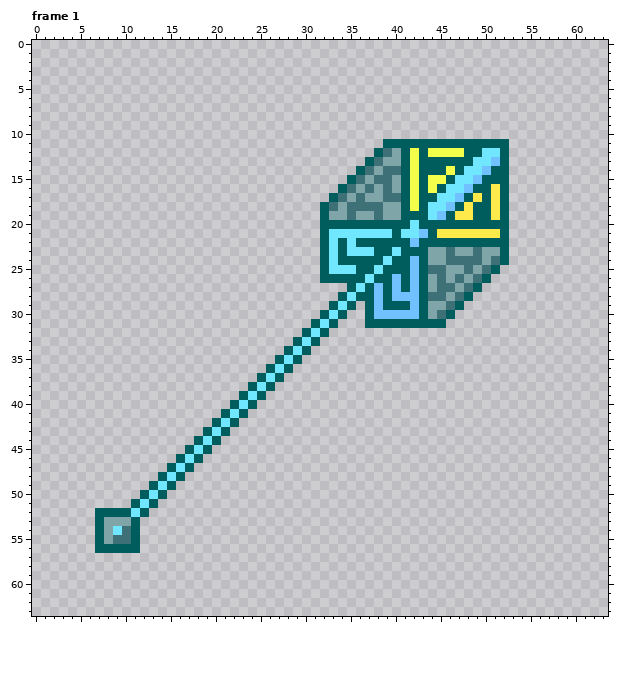
Two versions of one pixel-art file, ThundersnowHammer.aseprite. That is the earlier state.
64x64 pixels, 2 frames. Shown: frame 1. The commit also changed other frames, which this record leaves out.
The result:
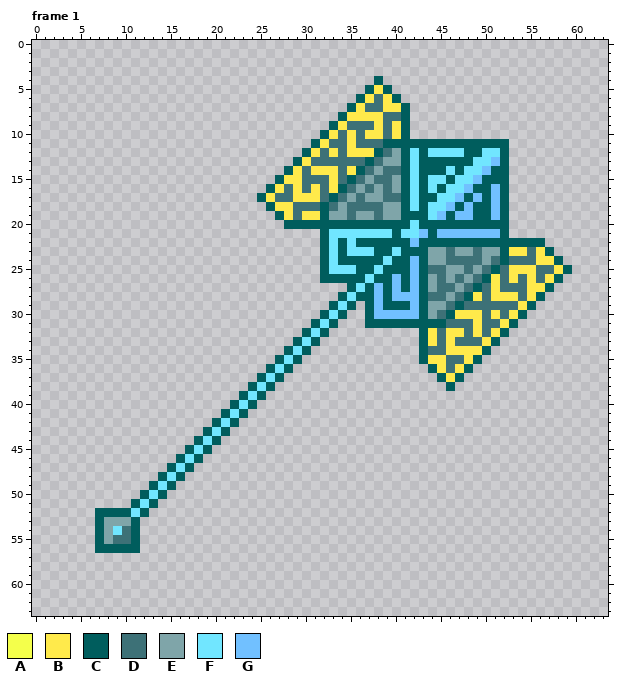
Palette (. is transparent): A #f4ff4b  B #ffea4b  C #005d5d  D #3d7177  E #7fa5a9  F #71e6ff  G #71c0ff
From old to new:
Frame 1:
The edit adds colour B in row 5 at x 38; in row 6 at x 37 and 39; in row 7 at x 36 and 39 to 40; in row 8 at x 35 to 38; in row 9 at x 34, 38 and 40; in row 10 at x 33, 35, 37 to 38 and 40.
The edit adds colour B in row 11 at x 32 and 35; in row 12 at x 31, 33 and 35 to 37; in row 13 at x 30; in row 14 at x 29, 31 to 33 and 35; in row 15 at x 28 to 29 and 33; in row 16 at x 27, 29, 31 and 33.
The edit adds colour B in row 17 at x 26 and 29 to 31; in row 18 at x 27 to 28; in row 19 at x 28 and 30 to 31; in row 23 at x 53 to 54 and 56; in row 24 at x 56 to 57; in row 25 at x 53 to 55 and 58.
The edit adds colour B in row 26 at x 51, 53, 55 and 57; in row 27 at x 51 and 55 to 56; in row 28 at x 49, 51 to 53 and 55; in row 29 at x 54; in row 30 at x 47 to 49, 51 and 53; in row 31 at x 49 and 52.
The edit adds colour B in row 32 at x 44, 46 to 47, 49 and 51; in row 33 at x 44, 46 and 50; in row 34 at x 46 to 49; in row 35 at x 44 to 45 and 48; in row 36 at x 45 and 47; in row 37 at x 46.
The edit adds colour C in row 4 at x 38; in row 5 at x 37 and 39; in row 6 at x 36 and 40; in row 7 at x 35 and 41; in row 8 at x 34 and 41; in row 9 at x 33 and 41.
The edit adds colour C in row 10 at x 32 and 41; in row 11 at x 31; in row 12 at x 30; in row 13 at x 29; in row 14 at x 28; in row 15 at x 27.
The edit adds colour C in row 16 at x 26; in row 17 at x 25; in row 18 at x 26; in row 19 at x 27; in row 20 at x 28 to 31; in row 22 at x 53 to 56.
The edit adds colour C in row 23 at x 57; in row 24 at x 58; in row 25 at x 59; in row 26 at x 58; in row 27 at x 57; in row 28 at x 56.
The edit adds colour C in row 29 at x 55; in row 30 at x 54; in row 31 at x 53; in row 32 at x 43 and 52; in row 33 at x 43 and 51; in row 34 at x 43 and 50.
The edit adds colour C in row 35 at x 43 and 49; in row 36 at x 44 and 48; in row 37 at x 45 and 47; in row 38 at x 46.
The edit adds colour D in row 6 at x 38; in row 7 at x 37 to 38; in row 8 at x 39 to 40; in row 9 at x 35 to 37 and 39; in row 10 at x 34, 36 and 39; in row 11 at x 33 to 34 and 36 to 38.
The edit adds colour D in row 12 at x 32 and 34; in row 13 at x 31 to 36; in row 14 at x 30 and 34; in row 15 at x 30 to 32 and 34; in row 16 at x 28, 30 and 32; in row 17 at x 27 to 28 and 32.
The edit adds colour D in row 18 at x 29 to 31; in row 19 at x 29; in row 23 at x 55; in row 24 at x 53 to 55; in row 25 at x 52 and 56 to 57; in row 26 at x 52, 54 and 56.
The edit adds colour D in row 27 at x 50 and 52 to 54; in row 28 at x 50 and 54; in row 29 at x 48 to 53; in row 30 at x 50 and 52; in row 31 at x 46 to 48 and 50 to 51; in row 32 at x 45, 48 and 50.
The edit adds colour D in row 33 at x 45 and 47 to 49; in row 34 at x 44 to 45; in row 35 at x 46 to 47; in row 36 at x 46.
Colour A gives way to colour F in row 12 at x 42 and 44 to 47; in row 13 at x 42; in row 14 at x 42 and 46; in row 15 at x 42 and 44 to 45; in row 16 at x 42 and 44; in rows 17 to 18 at x 42.
Colour B gives way to colour G in row 16 at x 51; in row 17 at x 49 and 51; in row 18 at x 48 and 51; in row 19 at x 47 to 48 and 51; in row 21 at x 45 to 51.
Pixel boxes of the changes (left, top, right, bottom) in both pictures:
changed: (257, 76, 572, 391)
